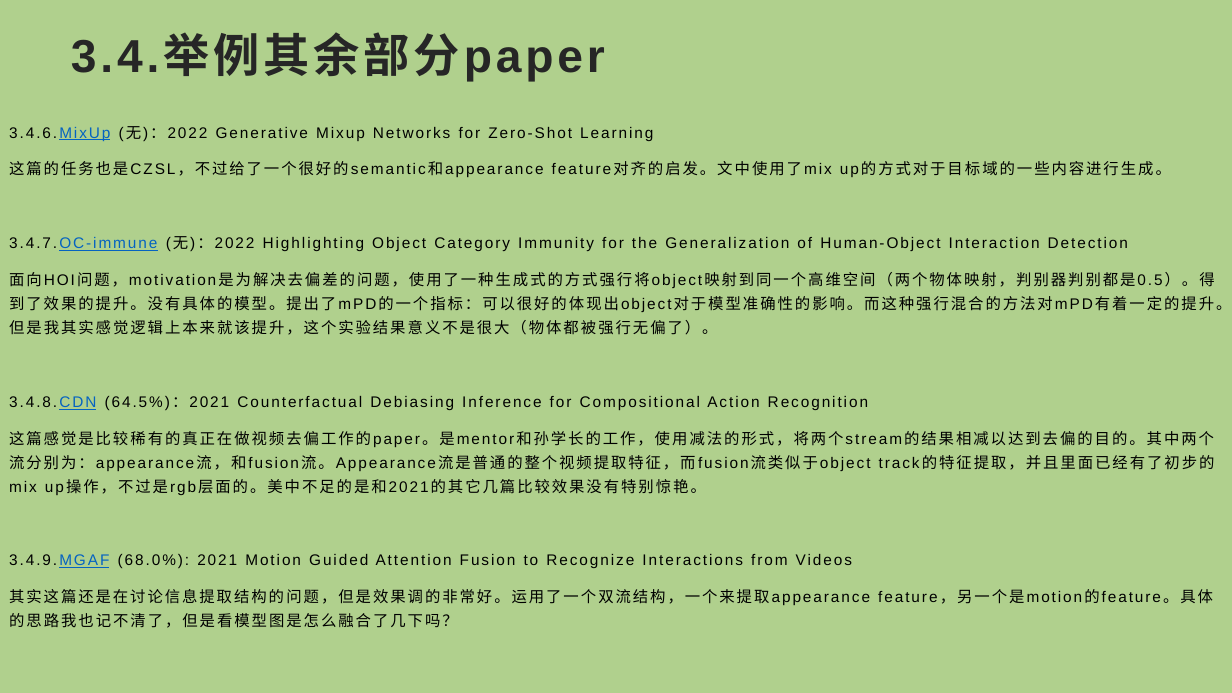
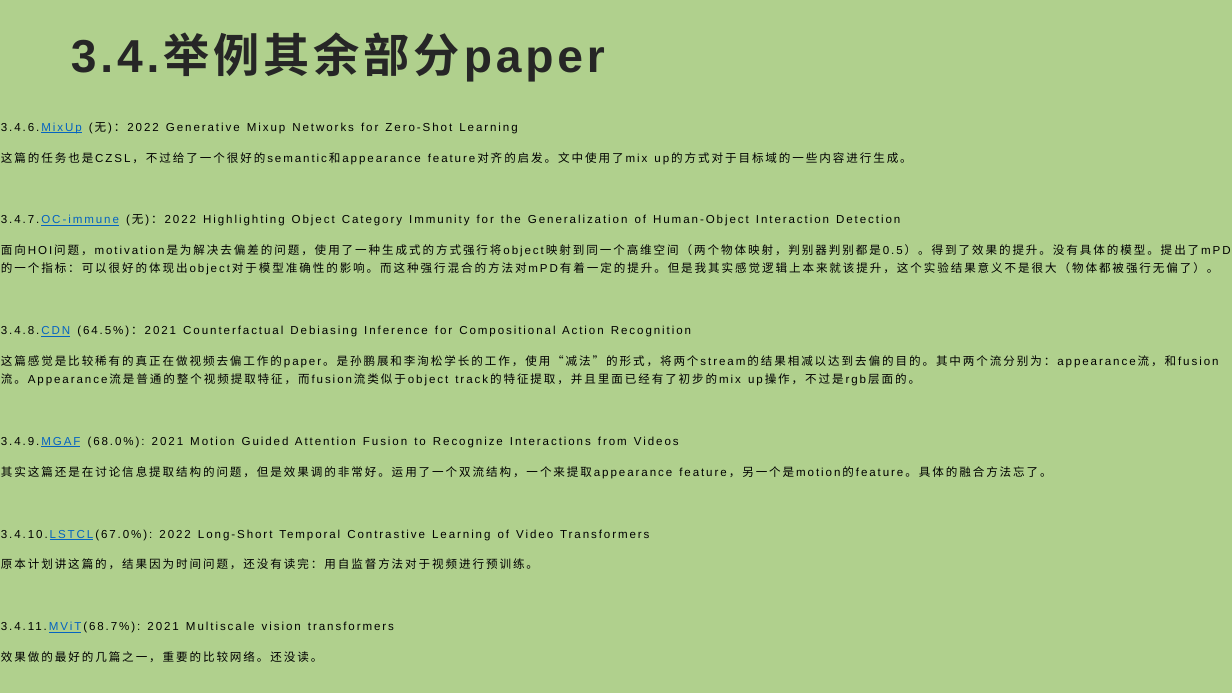
Before and after one commit to Randle-Github/paper-video-action-recognition, a slide deck: slide 11 of compositional action recognition survey.pptx. Drawn at 1232x693 pixels with LibreOffice and Linux fonts; fonts in the diff are those of the drawing. Boxes give left, top, right and bottom in pixels: in the first picture for what was removed or moved away, otherwise in the second. Text is boxed around its words. In the diff, an @@ line names an element or a change of style, - is before the commit and + after.

```diff
--- a/compositional action recognition survey.pptx
+++ b/compositional action recognition survey.pptx
@@ text "3.4.6.MixUp (无)：2022 Generative Mixup Networks ..." moved from (x1=9, y1=126, x2=1231, y2=628) to (x1=1, y1=122, x2=1219, y2=662) @@
@@ text at (x1=1, y1=122, x2=1219, y2=448): size 12 to 9 pt in "3.4.6.MixUp (无)：2022 Generative Mixup Networks for Zero-Shot ...", "这篇的任务也是CZSL，不过给了一个很好的semantic和appearance feature对齐的启发。文中使用了m ...", "3.4.7.OC-immune (无)：2022 Highlighting Object Category Immuni ...", "面向HOI问题，motivation是为解决去偏差的问题，使用了一种生成式的方式强行将object映射到同一个高维空间（ ..." and 2 more places @@
@@ text at (x1=1, y1=355, x2=1177, y2=384): text changed; size 12 to 9 pt @@
-这篇感觉是比较稀有的真正在做视频去偏工作的paper。是mentor和孙学长的工作，使用减法的形式，将两个stream的结果相减以达到去偏的目的。其中两个流分别为：appearance流，和fusion流。Appearance流是普通的整个视频提取特征，而fusion流类似于object track的特征提取，并且里面已经有了初步的mix up操作，不过是rgb层面的。美中不足的是和2021的其它几篇比较效果没有特别惊艳。
+这篇感觉是比较稀有的真正在做视频去偏工作的paper。是孙鹏展和李洵松学长的工作，使用“减法”的形式，将两个stream的结果相减以达到去偏的目的。其中两个流分别为：appearance流，和fusion流。Appearance流是普通的整个视频提取特征，而fusion流类似于object track的特征提取，并且里面已经有了初步的mix up操作，不过是rgb层面的。
@@ text at (x1=1, y1=466, x2=1052, y2=662): text changed; size 12 to 9 pt @@
-其实这篇还是在讨论信息提取结构的问题，但是效果调的非常好。运用了一个双流结构，一个来提取appearance feature，另一个是motion的feature。具体的思路我也记不清了，但是看模型图是怎么融合了几下吗？
+其实这篇还是在讨论信息提取结构的问题，但是效果调的非常好。运用了一个双流结构，一个来提取appearance feature，另一个是motion的feature。具体的融合方法忘了。
+3.4.10.LSTCL(67.0%): 2022 Long-Short Temporal Contrastive Learning of Video Transformers
+原本计划讲这篇的，结果因为时间问题，还没有读完：用自监督方法对于视频进行预训练。
+3.4.11.MViT(68.7%): 2021 Multiscale vision transformers
+效果做的最好的几篇之一，重要的比较网络。还没读。
```
Also in this commit, not shown: 9 other slides changed, 5 slides removed, 4 other files.
